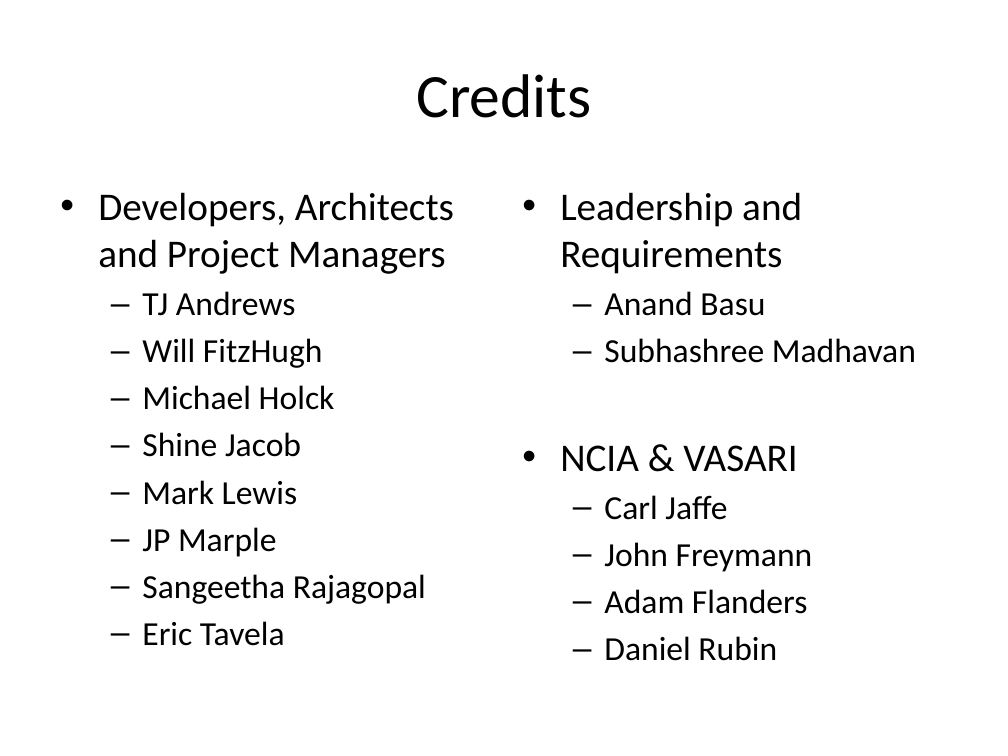
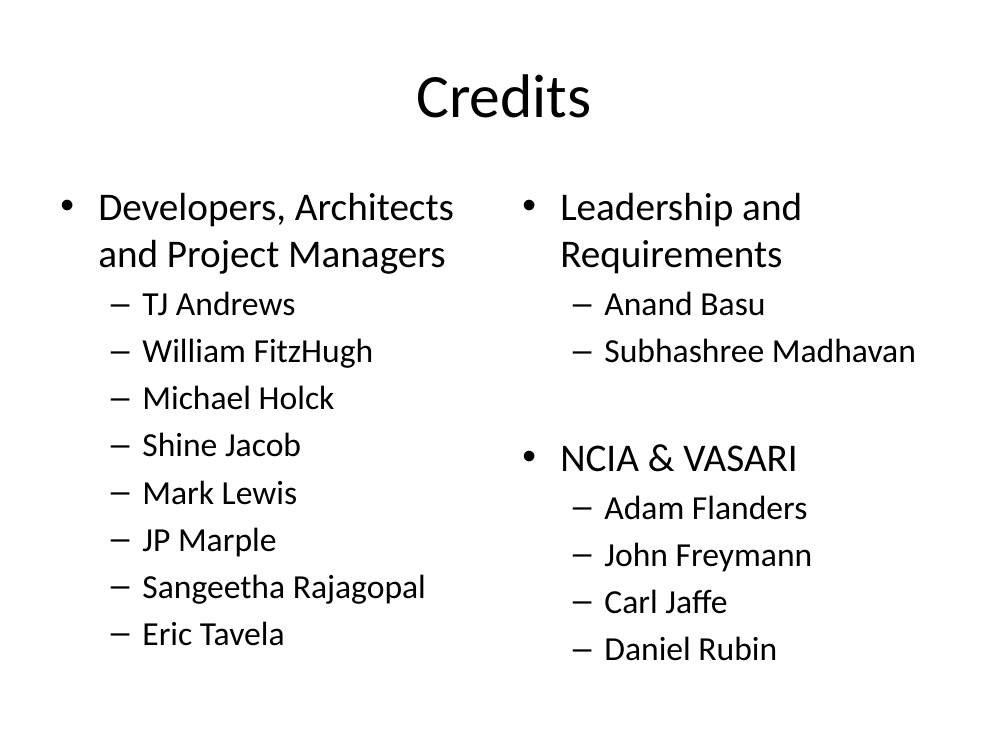
Before and after one commit to NCIP/caintegrator, a slide deck: slide 7 of docs/project_management/external_meetings/ICR Workspace Mtg Sept 2008 Slides.pptx (slide 6 before the commit). Drawn at 1008x756 pixels with LibreOffice and Linux fonts; fonts in the diff are those of the drawing. Boxes give left, top, right and bottom in pixels: in the first picture for what was removed or moved away, otherwise in the second. Text is boxed around its words. In the diff, an @@ line names an element or a change of style, - is before the commit and + after.

```diff
--- a/docs/project_management/external_meetings/ICR Workspace Mtg Sept 2008 Slides.pptx
+++ b/docs/project_management/external_meetings/ICR Workspace Mtg Sept 2008 Slides.pptx
@@ text at (x1=142, y1=338, x2=374, y2=368): text changed @@
-  – Will FitzHugh
+  – William FitzHugh
@@ text at (x1=604, y1=495, x2=813, y2=572): paragraphs added @@
+  – Adam Flanders
+  – John Freymann
@@ text at (x1=604, y1=542, x2=813, y2=614): paragraphs removed @@
-  – John Freymann
-  – Adam Flanders
```
Also in this commit, not shown: 1 other slide changed, 1 slide added.
